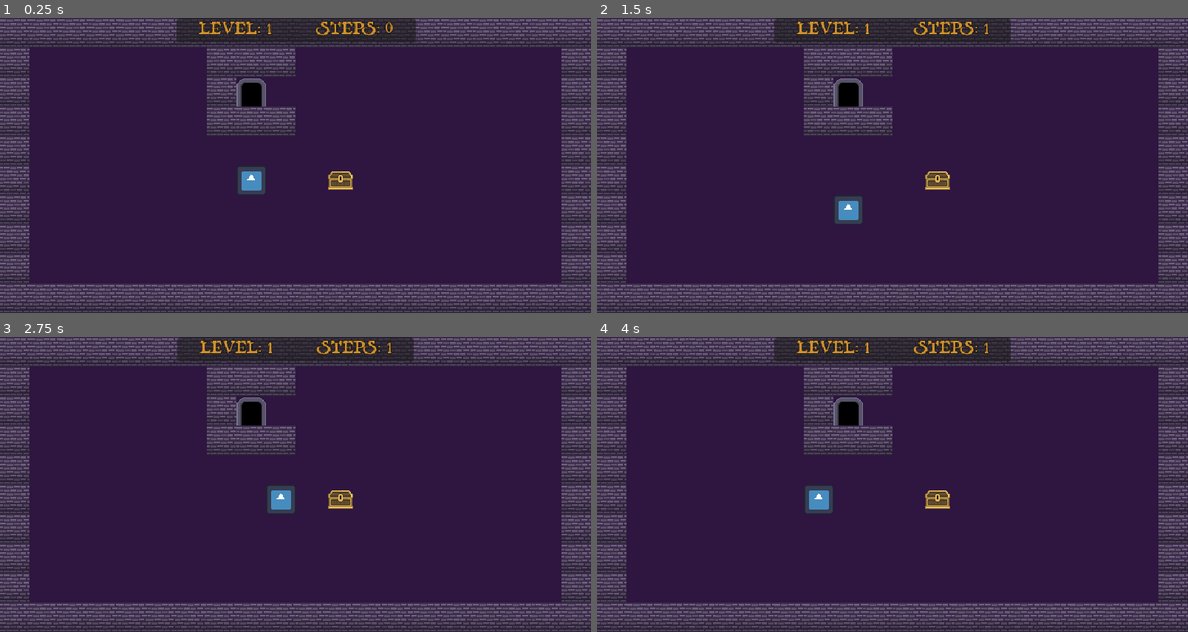
Above: before the commit, frames 1-4 (two rows, left to right).
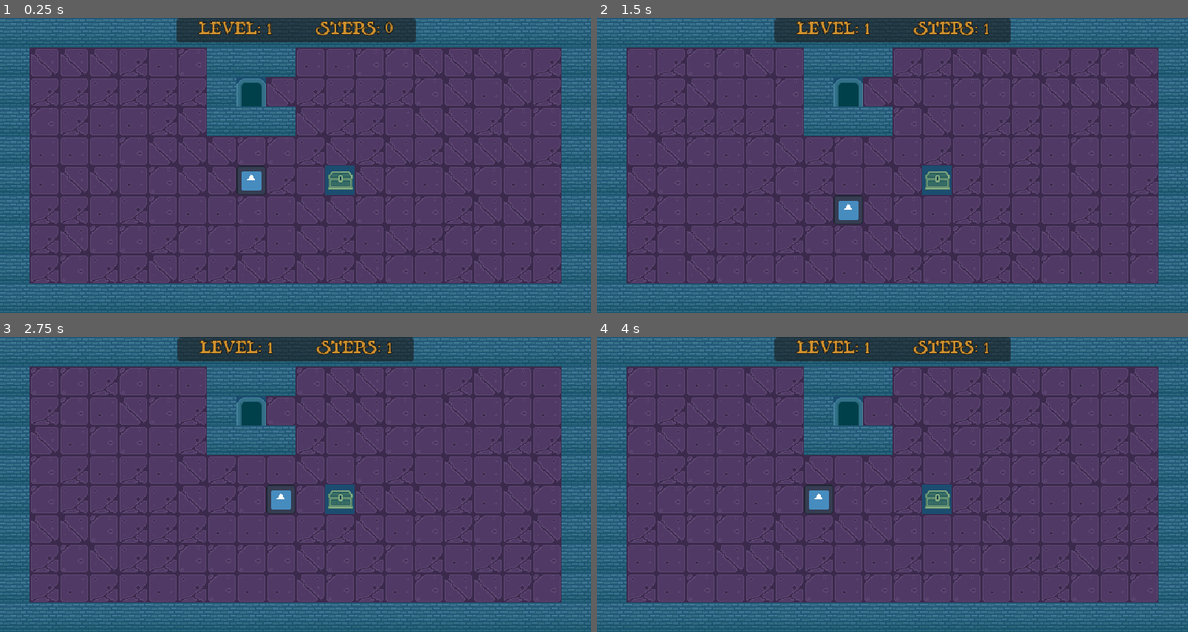
Above: after the commit, the same moments.

Repository: rdoetjes/pirateban
Game: Godot game, scene res://Game.tscn
The game is run twice, just before and just after one commit, with the same random seed, the same clock (stepped at 60 frames per second) and the same inputs. The engine's default icon, where the game draws it, is replaced by a stand-in: a white triangle on a blue panel in a dark square.
Inputs:
- Up to frame 1 (0.25 s): no input
- Up to frame 2 (1.5 s): tap Enter at 0.5 s; hold Right (ui_right) 0.53-1.28 s; tap R (restart) at 1.25 s; hold Down (ui_down) from 1.28 s (still down)
- Up to frame 3 (2.75 s): tap R (restart) at 2 s; release Down (ui_down) at 2.03 s; hold Right (ui_right) from 2.03 s (still down)
- Up to frame 4 (4 s): tap R (restart) at 2.75, 3.5 s; release Right (ui_right) at 2.78 s; hold Up (ui_up) 2.78-3.53 s; hold Left (ui_left) from 3.53 s (still down)

The runs differ from the first frame. In frame 1, 82% of the frame differs, in the area x 0-100%, y 0-100%; in frame 2, 83%; in frame 3, 82%; in frame 4, 83%.

Commit message:
bg tiles logic

Diff:
--- a/Game.gd
+++ b/Game.gd
@@ -26,6 +26,7 @@
 	var x: int = 0
 	var y: int = 0
 	var wall_tiles = [Vector2i(1,1), Vector2i(2,1), Vector2i(3,1), Vector2i(4,1)]
+	var empty_tiles = [Vector2i(1,2), Vector2i(2,2), Vector2i(3,2), Vector2i(4,2)]
 
 	var f = check_level_files()
 	if null == f:
@@ -40,11 +41,13 @@
 				"D":
 					PlayField.set_cell(0, Vector2i(x, y), 0, Vector2i(6,4))
 				"T":
+					PlayField.set_cell(0, Vector2i(x, y), 0, empty_tiles.pick_random())
 					PlayField.set_cell(0, Vector2i(x, y), 0, Vector2i(6,2))
 				"P":
+					PlayField.set_cell(0, Vector2i(x, y), 0, empty_tiles.pick_random())
 					Player.set_grid_position(Vector2i(x, y), false)
 				_:
-					PlayField.set_cell(0, Vector2i(x, y), 0, Vector2i(3,5))
+					PlayField.set_cell(0, Vector2i(x, y), 0, empty_tiles.pick_random())
 			x += 1
 		y += 1
 		x = 0
--- a/Game.tscn
+++ b/Game.tscn
@@ -12,15 +12,19 @@
 1:1/0 = 0
 1:1/0/physics_layer_0/linear_velocity = Vector2(0, 0)
 1:1/0/physics_layer_0/angular_velocity = 0.0
+1:1/0/physics_layer_0/polygon_0/points = PackedVector2Array(-16, -16, 16, -16, 16, 16, -16, 16)
 2:1/0 = 0
 2:1/0/physics_layer_0/linear_velocity = Vector2(0, 0)
 2:1/0/physics_layer_0/angular_velocity = 0.0
+2:1/0/physics_layer_0/polygon_0/points = PackedVector2Array(-16, -16, 16, -16, 16, 16, -16, 16)
 3:1/0 = 0
 3:1/0/physics_layer_0/linear_velocity = Vector2(0, 0)
 3:1/0/physics_layer_0/angular_velocity = 0.0
+3:1/0/physics_layer_0/polygon_0/points = PackedVector2Array(-16, -16, 16, -16, 16, 16, -16, 16)
 4:1/0 = 0
 4:1/0/physics_layer_0/linear_velocity = Vector2(0, 0)
 4:1/0/physics_layer_0/angular_velocity = 0.0
+4:1/0/physics_layer_0/polygon_0/points = PackedVector2Array(-16, -16, 16, -16, 16, 16, -16, 16)
 5:1/0 = 0
 5:1/0/physics_layer_0/linear_velocity = Vector2(0, 0)
 5:1/0/physics_layer_0/angular_velocity = 0.0
@@ -42,6 +46,7 @@
 1:3/0 = 0
 1:3/0/physics_layer_0/linear_velocity = Vector2(0, 0)
 1:3/0/physics_layer_0/angular_velocity = 0.0
+1:3/0/physics_layer_0/polygon_0/points = PackedVector2Array(-16, -16, 16, -16, 16, 16, -16, 16)
 2:3/0 = 0
 2:3/0/physics_layer_0/linear_velocity = Vector2(0, 0)
 2:3/0/physics_layer_0/angular_velocity = 0.0
@@ -141,9 +146,11 @@
 6:2/0 = 0
 6:2/0/physics_layer_0/linear_velocity = Vector2(0, 0)
 6:2/0/physics_layer_0/angular_velocity = 0.0
+6:2/0/physics_layer_0/polygon_0/points = PackedVector2Array(-16, -16, 16, -16, 16, 16, -16, 16)
 6:4/0 = 0
 6:4/0/physics_layer_0/linear_velocity = Vector2(0, 0)
 6:4/0/physics_layer_0/angular_velocity = 0.0
+6:4/0/physics_layer_0/polygon_0/points = PackedVector2Array(-16, -16, 16, -16, 16, 16, -16, 16)
 
 [sub_resource type="TileSet" id="TileSet_yvl2m"]
 tile_size = Vector2i(32, 32)
@@ -173,6 +180,7 @@
 [node name="PlayField" type="TileMap" parent="."]
 tile_set = SubResource("TileSet_yvl2m")
 cell_quadrant_size = 32
+collision_visibility_mode = 1
 format = 2
 
 [node name="Player" parent="." instance=ExtResource("2_70xan")]
--- a/Player.gd
+++ b/Player.gd
@@ -1,43 +1,52 @@
 extends Area2D
 
 var grid_pos: Vector2i
-
+var enable_input: bool = true
 
 # Called when the node enters the scene tree for the first time.
 func _ready() -> void:
-	pass
+	enable_game_input()
 
-# Called every frame. 'delta' is the elapsed time since the previous frame.
-func _process(_delta) -> void:
+func process_input()-> void:
 	if Input.is_action_just_pressed("ui_up"):
 		if (grid_pos.y > 0):
 			grid_pos.y -= 1
 			set_grid_position(grid_pos, true)
-
-	if Input.is_action_just_pressed("ui_down"):
+	elif Input.is_action_just_pressed("ui_down"):
 		if (grid_pos.y < 9):
 			grid_pos.y += 1
 			set_grid_position(grid_pos, true)
-
-	if Input.is_action_just_pressed("ui_left"):
+	elif Input.is_action_just_pressed("ui_left"):
 		if (grid_pos.x > 0):
 			grid_pos.x -= 1
 			set_grid_position(grid_pos, true)
-
-	if Input.is_action_just_pressed("ui_right"):
+	elif Input.is_action_just_pressed("ui_right"):
 		if (grid_pos.x < 19):
 			grid_pos.x += 1
 			set_grid_position(grid_pos, true)
 
-	if Input.is_action_just_pressed("restart"):
+	elif Input.is_action_just_pressed("restart"):
 		get_parent().read_level()
 
-	if Input.is_action_just_pressed("end"):
+	elif Input.is_action_just_pressed("end"):
 		get_tree().quit()
+
+# Called every frame. 'delta' is the elapsed time since the previous frame.
+func _process(_delta) -> void:
+	if enable_input:
+		process_input()
+
+func enable_game_input() -> void:
+	enable_input = true
+
+func disable_game_input() -> void:
+	enable_input = false
 
 func set_grid_position(new_pos : Vector2i, use_tween: bool) -> void:
 	if use_tween:
+		disable_game_input()
 		var tween = create_tween()
+		tween.connect("finished", enable_game_input)
 		tween.tween_property($Sprite2D, "position", Vector2(new_pos.x*32+16, new_pos.y*32+16), 0.15)
 	else:
 		$Sprite2D.position = Vector2(new_pos.x*32+16, new_pos.y*32+16)
